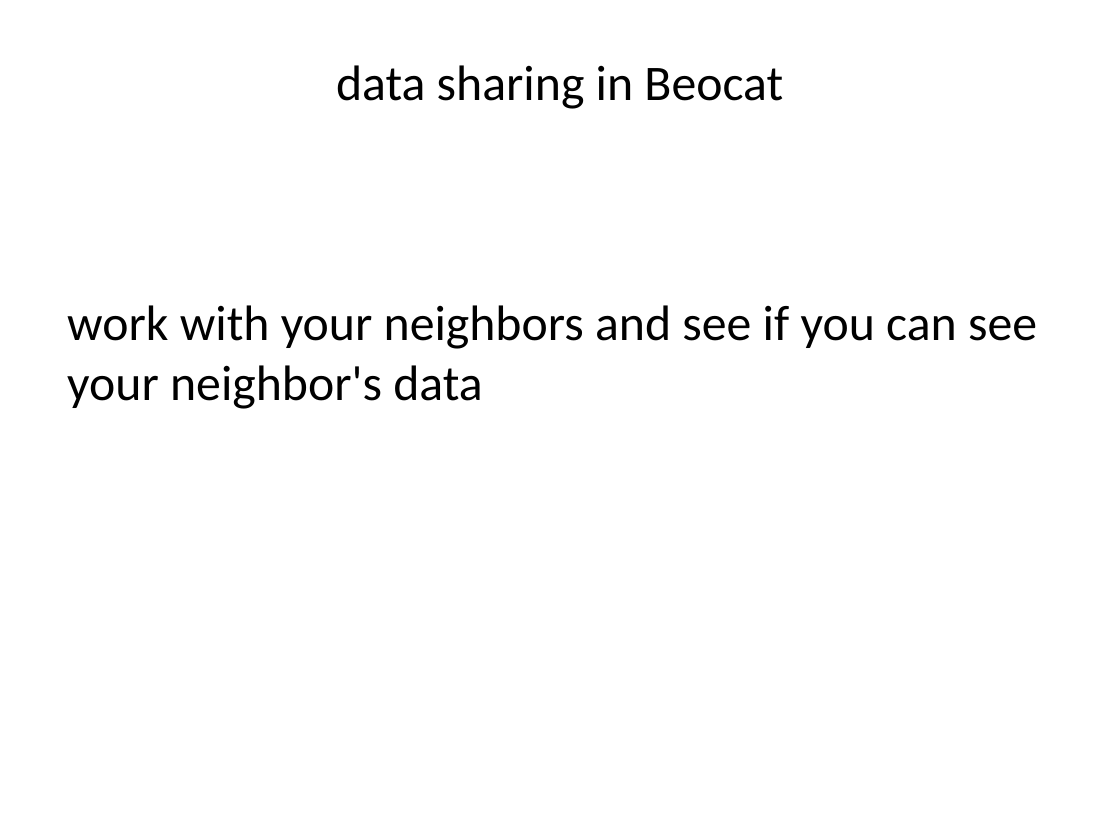
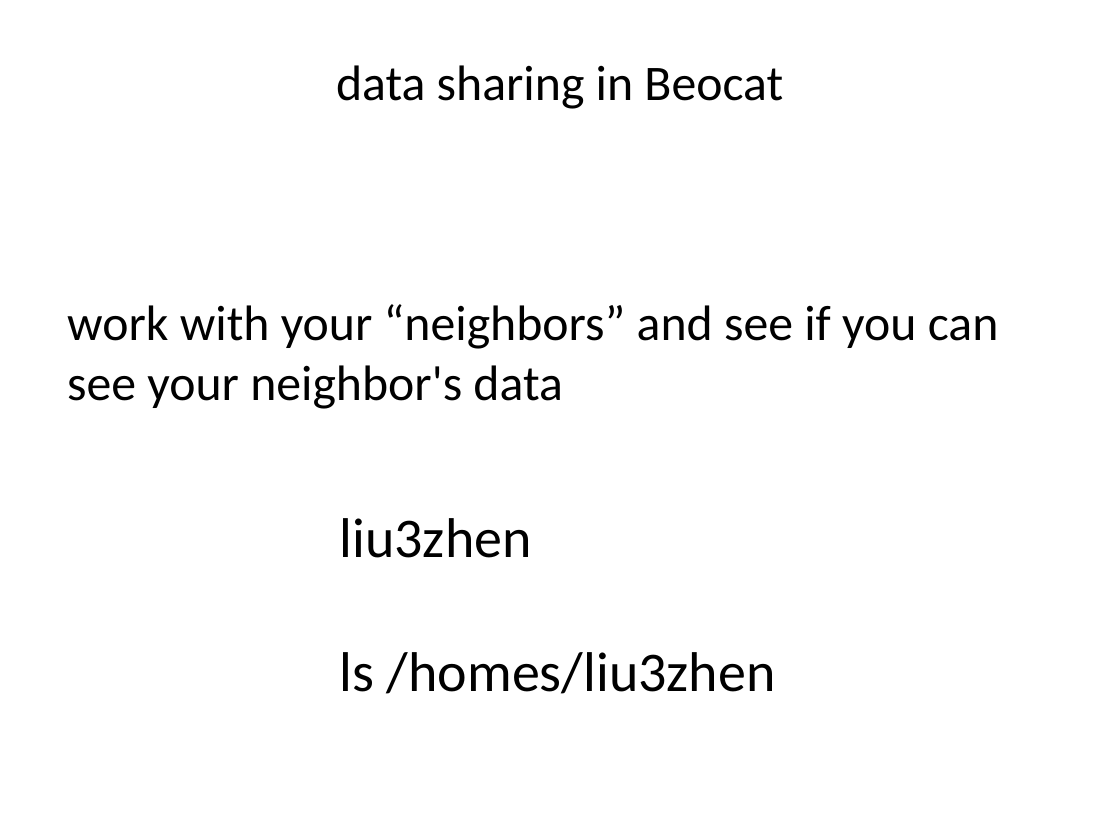
Before and after one commit to liu3zhenlab/teaching, a slide deck: slide 23 of PLPTH813Bioinformatis/2021/labs/lab02_unix.pptx. Drawn at 1120x840 pixels with LibreOffice and Linux fonts; fonts in the diff are those of the drawing. Boxes give left, top, right and bottom in pixels: in the first picture for what was removed or moved away, otherwise in the second. Text is boxed around its words. In the diff, an @@ line names an element or a change of style, - is before the commit and + after.

```diff
--- a/PLPTH813Bioinformatis/2021/labs/lab02_unix.pptx
+++ b/PLPTH813Bioinformatis/2021/labs/lab02_unix.pptx
@@ text at (67,304,999,409): text changed @@
-work with your neighbors and see if you can see your neighbor's data
+work with your “neighbors” and see if you can see your neighbor's data
@@ text added at (340,518,776,694), 36 pt, text #000000 @@
+liu3zhen
+ls /homes/liu3zhen
```
Also in this commit, not shown: 4 other slides changed, 14 other files.
